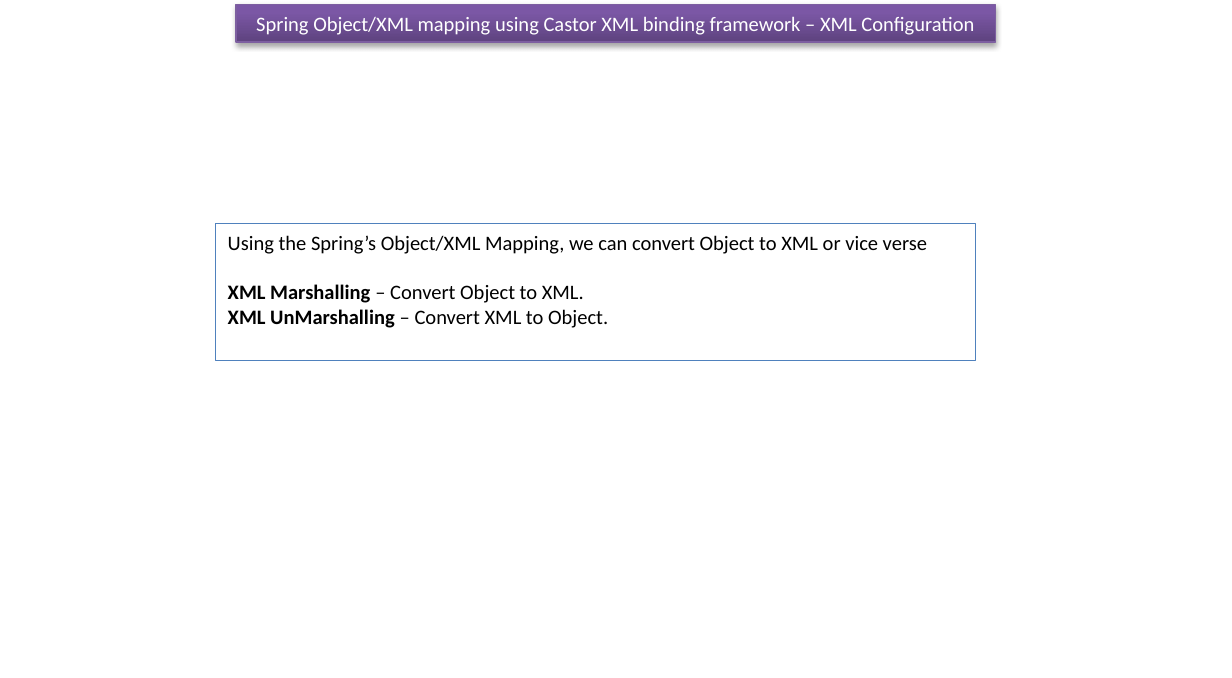
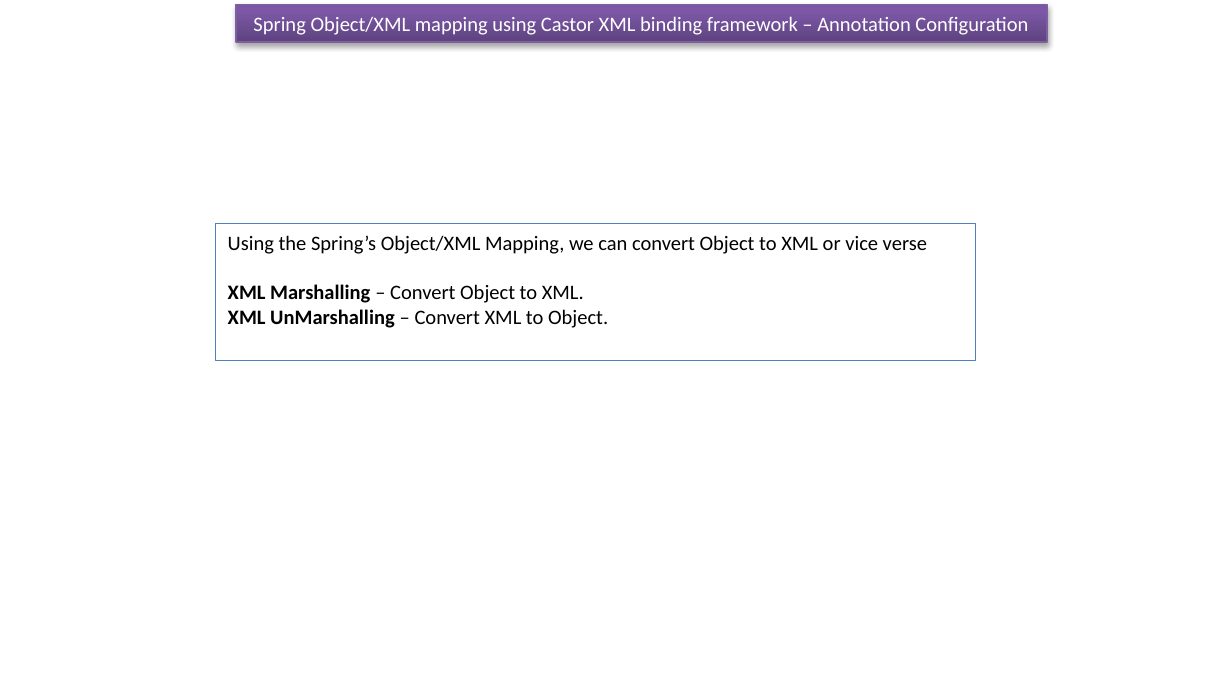
Before and after one commit to ramram43210/javaee, a slide deck: slide 1 of Later/Spring/14_Spring_Object_XML_Mapping/2/Spring Object XML mapping_castor_Annotation.pptx. Drawn at 1232x678 pixels with LibreOffice and Linux fonts; fonts in the diff are those of the drawing. Boxes give left, top, right and bottom in pixels: in the first picture for what was removed or moved away, otherwise in the second. Text is boxed around its words. In the diff, an @@ line names an element or a change of style, - is before the commit and + after.

```diff
--- a/Later/Spring/14_Spring_Object_XML_Mapping/2/Spring Object XML mapping_castor_Annotation.pptx
+++ b/Later/Spring/14_Spring_Object_XML_Mapping/2/Spring Object XML mapping_castor_Annotation.pptx
@@ rectangle "Spring Object/XML mapping using Castor ...": place and size @@
-rectangle "Spring Object/XML mapping using Castor ..." at [237,5,997,42]
+rectangle "Spring Object/XML mapping using Castor ..." at [237,5,1047,42]
@@ text in rectangle at [253,16,1028,35]: text changed @@
-Spring Object/XML mapping using Castor XML binding framework – XML Configuration
+Spring Object/XML mapping using Castor XML binding framework – Annotation Configuration
```
Also in this commit, not shown: 7 other slides changed, 23 other files.
